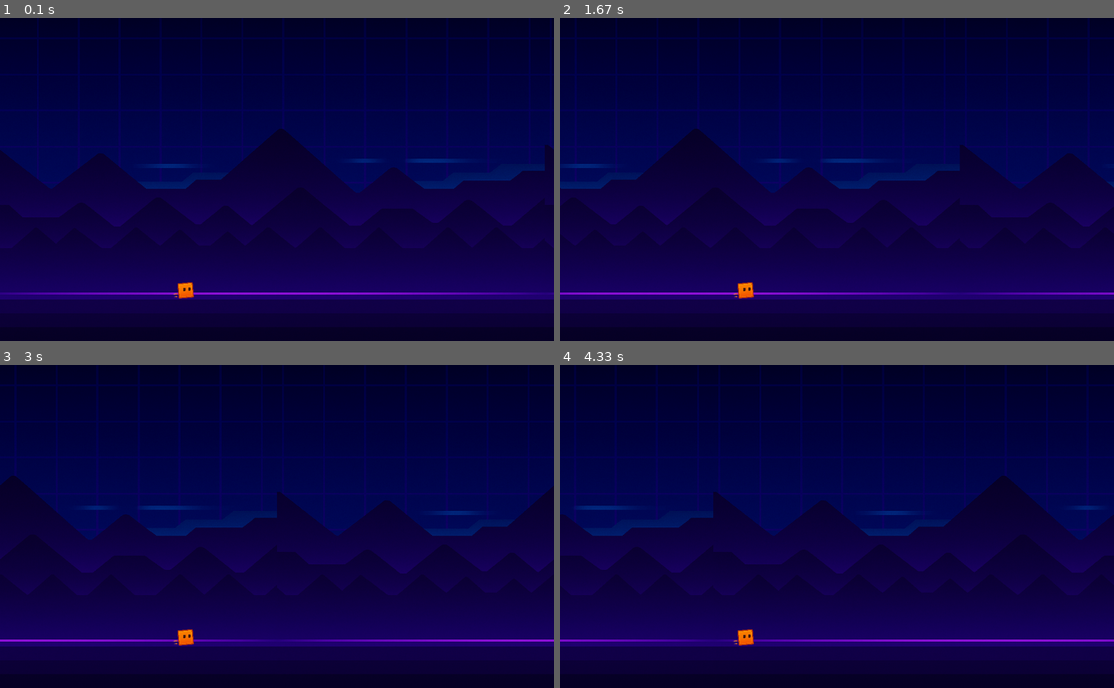
Above: before the commit, frames 1-4 (two rows, left to right).
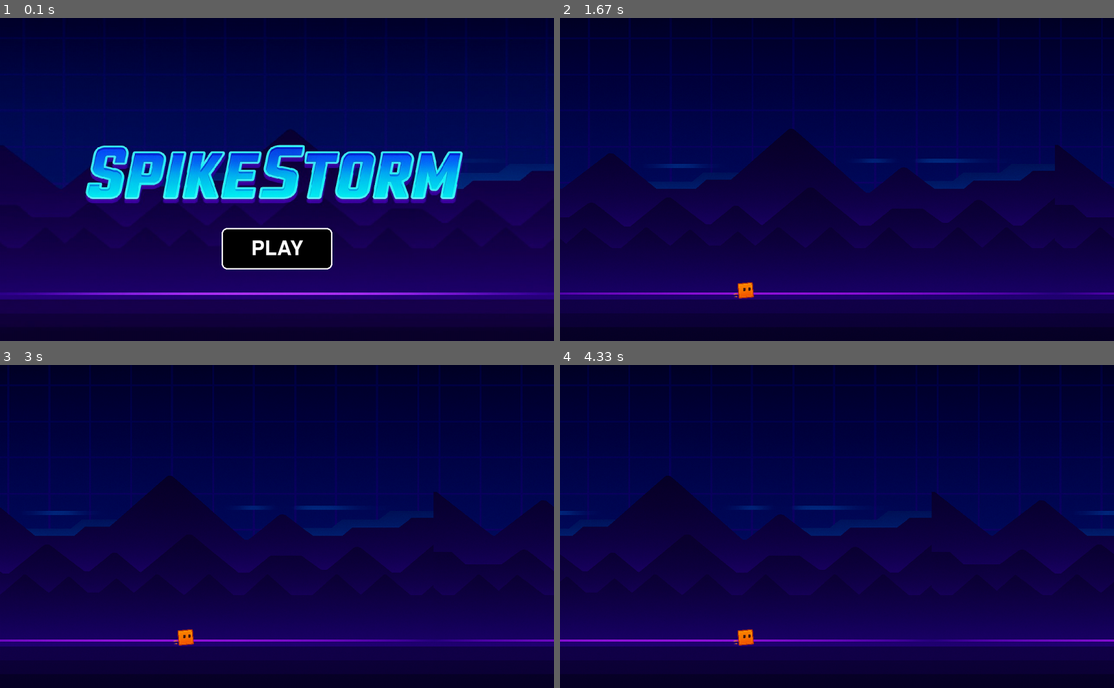
Above: after the commit, the same moments.

Repository: gabrielcc5/PYGAME
Game: pygame game, started from main.py
Two runs of this game, one before a commit and one after it. Both use one fixed random seed, a clock stepped at 60 frames per second and the inputs below.
Inputs:
- Up to frame 1 (0.1 s): no input
- Up to frame 2 (1.67 s): click "PLAY" at 0.38 s; tap Space at 0.67 s
- Up to frame 3 (3 s): no input
- Up to frame 4 (4.33 s): no input

The runs differ from the first frame. In frame 1, 15% of the frame differs, in the area x 0-100%, y 2-87%; in frame 2, 8.2%; in frame 3, 7.6%; in frame 4, 9.0%.

Commit message:
tela de inicio

Diff:
--- a/main.py
+++ b/main.py
@@ -68,16 +68,17 @@
         text_rect = play_text.get_rect(center=play_button_rect.center)
         screen.blit(play_text, text_rect)
 
-    bg_x -= bg_speed
-    if bg_x <= -WIDTH:
-        bg_x = 0
-    else:
+    # Desenha e atualiza o jogo somente quando no estado 'game'
+    if state == "game":
         bg_x -= bg_speed
         if bg_x <= -WIDTH:
             bg_x = 0
 
+        # Desenha duas cópias do background para scrolling contínuo
         screen.blit(background_image, (bg_x, 0))
         screen.blit(background_image, (bg_x + WIDTH, 0))
+
+        # Atualiza sprites do jogo
         all_sprites.update()
         all_sprites.draw(screen)
 
